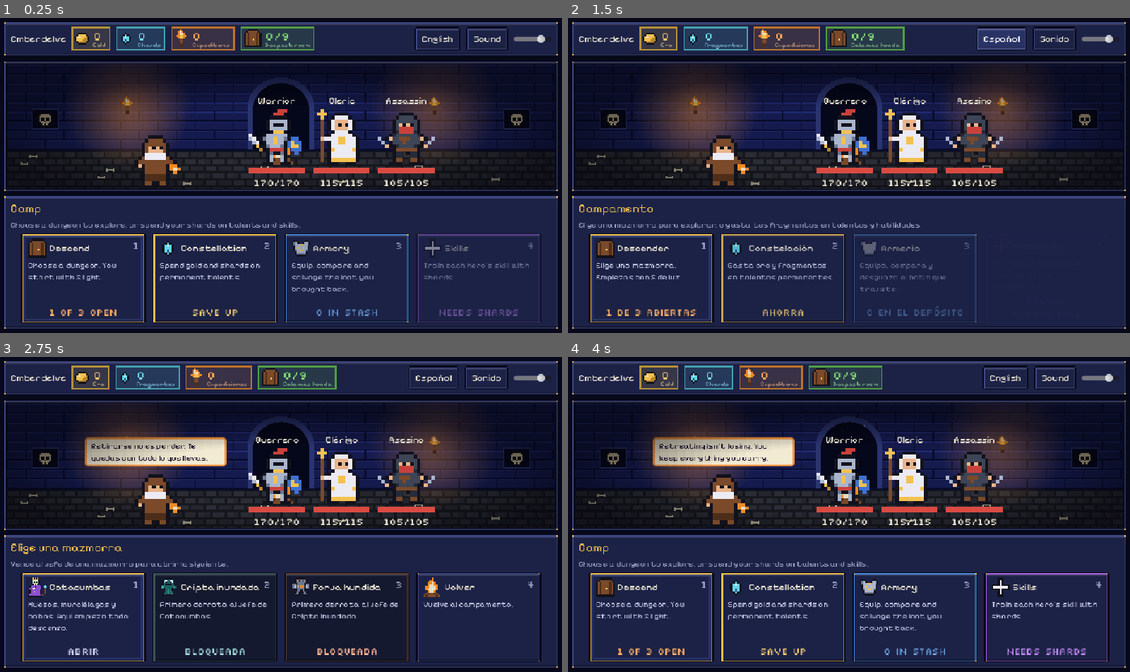
Above: before the commit, frames 1-4 (two rows, left to right).
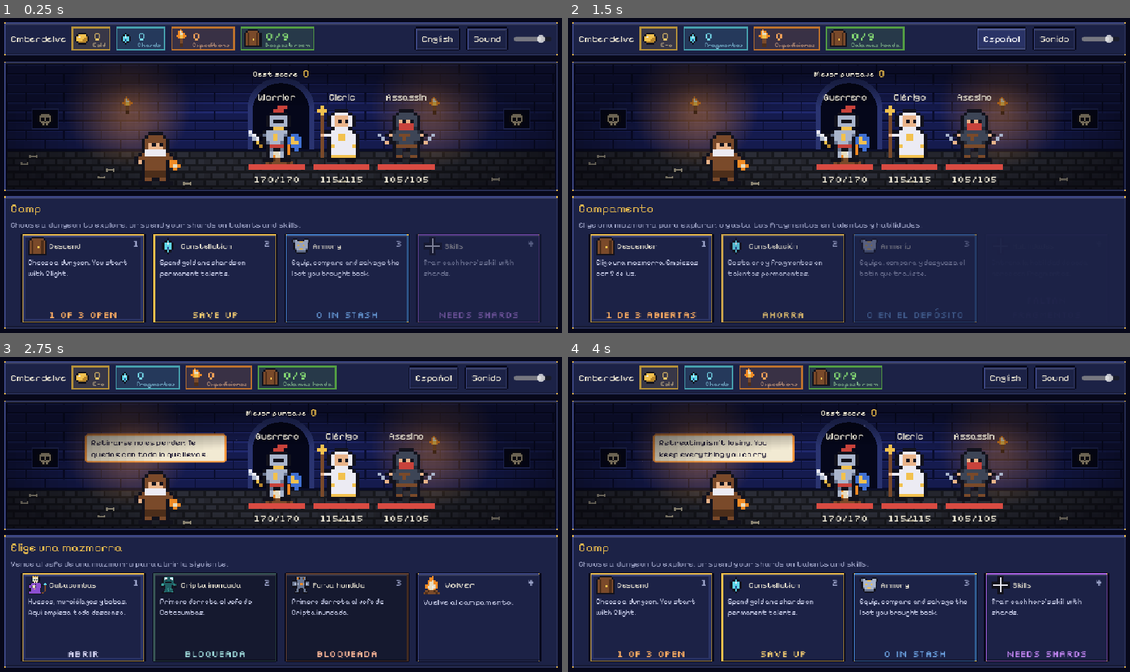
Above: after the commit, the same moments.

Repository: Morimx/emberdelve
Game: Godot game, scene res://scenes/main.tscn
Same seed, same stepped clock (60 frames per second), same inputs: the game is played once before the commit and once after it.
Inputs (mouse positions are in pixels of both pictures, inside the frame that each line leads up to):
- Up to frame 1 (0.25 s): no input
- Up to frame 2 (1.5 s): move the mouse to (972, 159) at 0.52 s; tap B at 0.6 s; click "English" at 1.25 s
- Up to frame 3 (2.75 s): move the mouse to (168, 530) at 2.02 s; hold S from 2.03 s (still down); tap 1 at 2.1 s
- Up to frame 4 (4 s): release S at 2.75 s; click "Español" at 2.75 s; move the mouse to (905, 445) at 3.52 s; tap 9 at 3.6 s

The runs differ from the first frame. In frame 1, 6.4% of the frame differs, in the area x 5-95%, y 16-96%; in frame 2, 5.9%; in frame 3, 7.9%; in frame 4, 8.0%.

Commit message:
Add score and local leaderboard, raise difficulty, fix arena layout
- Score per run (rooms, boss bonus, speed, dungeon multiplier) with a local
  top 10 saved in the profile; shown on the result screen and above the
  campfire in camp.
- Thank-you message the first time the last dungeon is cleared.
- Lower per-hero item power and retune dungeon difficulty; balance sim now
  equips gear to match player progress.
- Fix screen shake leaving the unit lanes offset (feet and HP bars cut off).
- Shrink choice card text to fit long titles and descriptions.
- Heroes with over 300 HP no longer render at boss size.

Diff:
--- a/data/dungeons/catacombs.tres
+++ b/data/dungeons/catacombs.tres
@@ -15,8 +15,8 @@
 description = "Bones, bats and slime. Where every delve begins."
 enemies = Array[ExtResource("2_enemy")]([ExtResource("e1"), ExtResource("e2"), ExtResource("e3"), ExtResource("e4")])
 boss = ExtResource("b1")
-difficulty = 1.0
-boss_power = 1.5
+difficulty = 0.85
+boss_power = 1.25
 boss_shards = 3
 unlock_after = &""
 biome = &"catacombs"
--- a/data/dungeons/flooded_crypt.tres
+++ b/data/dungeons/flooded_crypt.tres
@@ -15,7 +15,7 @@
 description = "Black water hides the drowned. Tougher foes, richer loot."
 enemies = Array[ExtResource("2_enemy")]([ExtResource("e1"), ExtResource("e2"), ExtResource("e3"), ExtResource("e4")])
 boss = ExtResource("b1")
-difficulty = 1.2
+difficulty = 1.5
 boss_shards = 5
 boss_power = 1.45
 unlock_after = &"catacombs"
--- a/data/dungeons/sunken_forge.tres
+++ b/data/dungeons/sunken_forge.tres
@@ -15,7 +15,7 @@
 description = "Embers still burn below. Only the strongest return."
 enemies = Array[ExtResource("2_enemy")]([ExtResource("e1"), ExtResource("e2"), ExtResource("e3"), ExtResource("e4")])
 boss = ExtResource("b1")
-difficulty = 1.45
+difficulty = 2.0
 boss_shards = 7
 boss_power = 1.45
 unlock_after = &"flooded_crypt"
--- a/scenes/components/choice_card.tscn
+++ b/scenes/components/choice_card.tscn
@@ -15,9 +15,9 @@
 grow_vertical = 2
 mouse_filter = 2
 theme_override_constants/margin_left = 12
-theme_override_constants/margin_top = 10
+theme_override_constants/margin_top = 6
 theme_override_constants/margin_right = 12
-theme_override_constants/margin_bottom = 10
+theme_override_constants/margin_bottom = 6
 
 [node name="Box" type="VBoxContainer" parent="Margin"]
 layout_mode = 2
--- a/scripts/core/expedition.gd
+++ b/scripts/core/expedition.gd
@@ -44,6 +44,8 @@
 var finished := false
 var outcome: StringName = &""
 var kept := {}
+## Segundos reales jugados en esta expedición (los suma la UI); define el bonus de rapidez.
+var elapsed := 0.0
 
 var _enemy_pool: Array[EnemyData]
 var _boss: EnemyData
@@ -390,6 +392,8 @@
 		"run_id": run_id,
 		"dungeon": String(dungeon_id),
 		"outcome": String(result),
+		"seconds": int(elapsed),
+		"score": Score.compute(step, result == &"victory", int(elapsed), dungeon_id),
 	}
 	ended.emit(outcome, kept)
 
@@ -436,7 +440,7 @@
 		"level": level, "xp": xp, "pending_levelups": pending_levelups,
 		"levelup_options": levelup_options.map(func(b: BoonData) -> String: return String(b.id)),
 		"run_bonus": _run_bonus.duplicate(),
-		"saved_at": Time.get_unix_time_from_system(),
+		"saved_at": Time.get_unix_time_from_system(), "elapsed": elapsed,
 		"dungeon": String(dungeon_id), "difficulty": difficulty, "boss_shards": boss_shards, "boss_power": boss_power,
 	}
 
@@ -453,6 +457,7 @@
 	boss_shards = int(d.get("boss_shards", 3))
 	boss_power = float(d.get("boss_power", 1.0))
 	xp = int(d.get("xp", 0))
+	elapsed = maxf(0.0, float(d.get("elapsed", 0.0)))
 	pending_levelups = int(d.get("pending_levelups", 0))
 	levelup_options.clear()
 	for id in d.get("levelup_options", []):
--- a/scripts/core/locale_es.gd
+++ b/scripts/core/locale_es.gd
@@ -83,6 +83,14 @@
 	"Items %d · Blessings %d": "Objetos %d · Bendiciones %d",
 	"Keep 100%": "Conservas 100%",
 	"Kept if you make it back.": "Lo conservas si vuelves con vida.",
+	"Thank you for playing!": "¡Gracias por jugar!",
+	"Your score: %d": "Tu puntaje: %d",
+	"New best score!": "¡Nuevo récord!",
+	"High scores": "Mejores puntajes",
+	"Best score": "Mejor puntaje",
+	"%d rooms": "%d salas",
+	"You conquered every dungeon. Thank you so much for playing Emberdelve!": "Conquistaste todas las mazmorras. ¡Muchas gracias por jugar Emberdelve!",
+	"Keep delving to grow stronger and beat your best runs.": "Sigue explorando para hacerte más fuerte y superar tus mejores partidas.",
 	"LEVEL UP!": "¡SUBES DE NIVEL!",
 	"Language": "Idioma",
 	"Leave now and keep everything: %d gold, %d items.": "Sal ahora y conserva todo: %d de oro, %d objetos.",
--- a/scripts/core/loot.gd
+++ b/scripts/core/loot.gd
@@ -12,7 +12,7 @@
 const SLOTS: Array[StringName] = [&"weapon", &"armor", &"charm"]
 const SLOT_NAMES := {&"weapon": "Weapon", &"armor": "Armor", &"charm": "Charm"}
 ## Un objeto de un solo héroe vale más que uno que antes equipaba a todo el grupo.
-const HERO_ITEM_POWER := 2.5
+const HERO_ITEM_POWER := 1.2
 ## Tipo -> nombre, slot, héroe ("" = cualquiera) y pesos de ataque, defensa y vida.
 const BASES := {
 	&"sword": {"name": "Sword", "slot": &"weapon", "hero": &"warrior", "atk": 1.0, "def": 0.0, "hp": 0.0},
--- a/scripts/core/meta_state.gd
+++ b/scripts/core/meta_state.gd
@@ -35,6 +35,8 @@
 var cleared := {}
 ## id de héroe -> nivel de su habilidad (1..MAX_SKILL_LEVEL).
 var skill_levels := {}
+## Mejores puntajes, de mayor a menor: {score, dungeon, steps, seconds, outcome, at}.
+var scores: Array[Dictionary] = []
 var muted := false
 ## Volumen general (0 a 1) e idioma elegido ("" = el del navegador).
 var volume := 0.8
@@ -207,6 +209,7 @@
 		var dungeon := str(kept.get("dungeon", "catacombs"))
 		first_clear = not cleared.has(dungeon)
 		cleared[dungeon] = true
+	var rank := add_score(kept)
 	var equipped_now: Array[ItemData] = []
 	var stashed := 0
 	var salvage := 0
@@ -224,7 +227,34 @@
 			if stash[i].power() < stash[worst].power():
 				worst = i
 		salvage += salvage_from_stash(worst)
-	return {"equipped": equipped_now, "stashed": stashed, "salvage": salvage, "first_clear": first_clear}
+	return {"equipped": equipped_now, "stashed": stashed, "salvage": salvage, "first_clear": first_clear, "rank": rank}
+
+
+## Anota el puntaje de una expedición en la tabla. Devuelve su posición (0 = la mejor)
+## o -1 si no entró entre las TABLE_SIZE mejores.
+func add_score(kept: Dictionary) -> int:
+	var entry := {
+		"score": int(kept.get("score", 0)), "dungeon": str(kept.get("dungeon", "catacombs")),
+		"steps": int(kept.get("steps", 0)), "seconds": int(kept.get("seconds", 0)),
+		"outcome": str(kept.get("outcome", "")), "at": int(Time.get_unix_time_from_system()),
+	}
+	if entry.score <= 0:
+		return -1
+	var rank := scores.size()
+	for i in scores.size():
+		if entry.score > int(scores[i].score):
+			rank = i
+			break
+	if rank >= Score.TABLE_SIZE:
+		return -1
+	scores.insert(rank, entry)
+	if scores.size() > Score.TABLE_SIZE:
+		scores.resize(Score.TABLE_SIZE)
+	return rank
+
+
+func best_score() -> int:
+	return int(scores[0].score) if not scores.is_empty() else 0
 
 
 func to_dict() -> Dictionary:
@@ -239,6 +269,7 @@
 		"runs": runs, "best_step": best_step, "last_run_id": last_run_id, "equipped": eq,
 		"stash": stash.map(func(i: ItemData) -> Dictionary: return i.to_dict()),
 		"cleared": cleared.duplicate(), "skill_levels": skill_levels.duplicate(),
+		"scores": scores.duplicate(true),
 		"settings": {"muted": muted, "volume": volume, "language": language},
 		"saved_at": Time.get_unix_time_from_system(),
 	}
@@ -335,6 +366,14 @@
 	if saved_skills is Dictionary:
 		for id in saved_skills:
 			m.skill_levels[String(id)] = clampi(int(saved_skills[id]), 1, MAX_SKILL_LEVEL)
+	for entry in d.get("scores", []):
+		if entry is Dictionary and m.scores.size() < Score.TABLE_SIZE:
+			m.scores.append({
+				"score": int(entry.get("score", 0)), "dungeon": str(entry.get("dungeon", "catacombs")),
+				"steps": int(entry.get("steps", 0)), "seconds": int(entry.get("seconds", 0)),
+				"outcome": str(entry.get("outcome", "")), "at": int(entry.get("at", 0)),
+			})
+	m.scores.sort_custom(func(a: Dictionary, b: Dictionary) -> bool: return a.score > b.score)
 	var settings = d.get("settings", {})
 	if settings is Dictionary:
 		m.muted = bool(settings.get("muted", false))
--- /dev/null
+++ b/scripts/core/score.gd
@@ -0,0 +1,30 @@
+class_name Score
+extends RefCounted
+## Puntaje de una expedición: salas recorridas, bonus por vencer al jefe y por terminar
+## rápido, multiplicado según la mazmorra (las más difíciles valen más).
+
+const PER_ROOM := 100
+const VICTORY_BONUS := 1000
+## Segundos de referencia: terminar antes da puntos extra; después, ninguno.
+const PAR_SECONDS := 600
+const PER_SECOND_SAVED := 2
+## Cuántas posiciones guarda la tabla local.
+const TABLE_SIZE := 10
+
+
+## El bonus por rapidez solo cuenta si se venció al jefe: morir rápido no suma.
+static func compute(steps: int, victory: bool, seconds: int, dungeon: StringName) -> int:
+	var points := steps * PER_ROOM
+	if victory:
+		points += VICTORY_BONUS + maxi(0, PAR_SECONDS - seconds) * PER_SECOND_SAVED
+	return int(round(points * multiplier(dungeon)))
+
+
+static func multiplier(dungeon: StringName) -> float:
+	var index := maxi(0, GameData.dungeons().find(GameData.dungeon(dungeon)))
+	return 1.0 + index * 0.5
+
+
+## "m:ss" para mostrar el tiempo de una expedición.
+static func format_time(seconds: int) -> String:
+	return "%d:%02d" % [seconds / 60, seconds % 60]
--- a/scripts/ui/choice_card.gd
+++ b/scripts/ui/choice_card.gd
@@ -2,6 +2,14 @@
 extends Button
 ## Carta elegible: icono grande, título, descripción y pie (coste o etiqueta).
 ## Sirve para puertas, recompensas, bendiciones y acciones del campamento.
+
+const TITLE_SIZE := 17
+const TITLE_MIN := 13
+const BODY_SIZE := 14
+const BODY_MIN := 12
+const MARGIN_H := 24.0  # márgenes de los lados de Margin
+const MARGIN_V := 12.0  # márgenes de arriba y abajo de Margin
+const SEPARATION := 4.0
 
 @onready var _hotkey: Label = %Hotkey
 @onready var _icon: TextureRect = %Icon
@@ -25,6 +33,46 @@
 		add_theme_stylebox_override(state, UiSkin.card(accent, state))
 	focus_entered.connect(_pop)
 	mouse_entered.connect(_pop)
+	_fit()
+
+
+## Achica las letras si el texto (más largo en español) no entra en la carta. Mide con
+## los anchos fijos de la plantilla, sin esperar a que se acomode el layout.
+func _fit() -> void:
+	var width := custom_minimum_size.x - MARGIN_H
+	var title_width := width - _icon.custom_minimum_size.x - _hotkey.get_minimum_size().x - 2.0 * _top_separation()
+	var title_size := TITLE_SIZE
+	var body_size := BODY_SIZE
+	while _content_height(title_width, title_size, width, body_size) > custom_minimum_size.y - MARGIN_V:
+		if title_size > TITLE_MIN:
+			title_size -= 1
+		elif body_size > BODY_MIN:
+			body_size -= 1
+		else:
+			break
+	# Deja las etiquetas con el tamaño elegido (medir las fue cambiando).
+	_text_height(_title, title_width, title_size)
+	_text_height(_body, width, body_size)
+
+
+func _content_height(title_width: float, title_size: int, body_width: float, body_size: int) -> float:
+	var total := maxf(_icon.custom_minimum_size.y, _text_height(_title, title_width, title_size))
+	if _body.visible:
+		total += SEPARATION + _text_height(_body, body_width, body_size)
+	if _footer.visible:
+		total += SEPARATION + _footer.get_minimum_size().y
+	return total
+
+
+## Alto que ocupa la etiqueta con ese ancho y tamaño: usa el mismo autowrap de Label.
+func _text_height(label: Label, width: float, font_size: int) -> float:
+	label.size.x = width
+	label.add_theme_font_size_override("font_size", font_size)
+	return label.get_minimum_size().y
+
+
+func _top_separation() -> float:
+	return float(_title.get_parent().get_theme_constant("separation"))
 
 
 func _pop() -> void:
--- a/scripts/ui/main.gd
+++ b/scripts/ui/main.gd
@@ -35,6 +35,9 @@
 ## Sacudida por "trauma": cada impacto suma, decae sola y se aplica al escenario, no a la lógica.
 const SHAKE_DECAY := 1.6
 const SHAKE_MAX := Vector2(10, 6)
+const LANES_BOTTOM := -6.0
+## Filas de la tabla de puntajes en el resultado (la tabla guarda Score.TABLE_SIZE).
+const SCORE_ROWS := 5
 
 var meta: MetaState
 var expedition: Expedition
@@ -67,6 +70,8 @@
 var _loot_label: Label
 var _speed_button: Button
 var _backdrop: DungeonBackdrop
+## Puntajes sobre la escena: la tabla al terminar una expedición o el récord en el campamento.
+var _score_panel: Control
 var _lanes: HBoxContainer
 var _enemy_row: HBoxContainer
 var _party_row: HBoxContainer
@@ -99,14 +104,25 @@
 
 
 func _process(delta: float) -> void:
+	if expedition != null and not expedition.finished:
+		expedition.elapsed += delta
 	if trauma <= 0.0:
 		return
 	trauma = maxf(trauma - SHAKE_DECAY * delta, 0.0)
 	_shake_t += delta * 30.0
 	var amount := trauma * trauma
-	_lanes.position = Vector2(SHAKE_MAX.x * amount * sin(_shake_t * 1.7), SHAKE_MAX.y * amount * sin(_shake_t * 2.3))
+	_shake_lanes(Vector2(SHAKE_MAX.x * amount * sin(_shake_t * 1.7), SHAKE_MAX.y * amount * sin(_shake_t * 2.3)))
 	if trauma == 0.0:
-		_lanes.position = Vector2.ZERO
+		_shake_lanes(Vector2.ZERO)
+
+
+## Desplaza la fila de combatientes sin tocar position: en un Control anclado, asignar
+## position fija los offsets con el tamaño de ese momento y descuadra la escena si después cambia.
+func _shake_lanes(offset: Vector2) -> void:
+	_lanes.offset_left = offset.x
+	_lanes.offset_right = offset.x
+	_lanes.offset_top = offset.y
+	_lanes.offset_bottom = LANES_BOTTOM + offset.y
 
 
 func _unhandled_input(event: InputEvent) -> void:
@@ -151,6 +167,7 @@
 	for h in GameData.heroes():
 		var u := Unit.from_hero(h, meta.hero_bonus(catalog))
 		_add_unit_view(u, _party_row, u.hp)
+	_show_best_score()
 	var keeper := _add_npc(&"keeper", _enemy_row)
 	_say_later(keeper, &"keeper", &"camp", UiSkin.TORCH, 0.6)
 	_set_text(tr("Camp"), message if message != "" else tr("Choose a dungeon to explore, or spend your shards on talents and skills."))
@@ -306,10 +323,16 @@
 		lines.append(tr("%d items went to the armory stash.") % summary.stashed)
 	if summary.salvage > 0:
 		lines.append(tr("Stash full: salvaged the worst for +%d gold") % summary.salvage)
+	# La primera vez que se vence la última mazmorra, el resultado agradece por jugar.
+	var finale := false
 	if summary.first_clear:
 		var index := GameData.dungeons().find(GameData.dungeon(expedition.dungeon_id))
 		if index + 1 < GameData.DUNGEONS.size():
 			lines.append(tr("New dungeon unlocked: %s!") % tr(GameData.DUNGEONS[index + 1].display_name))
+		else:
+			finale = true
+			lines.insert(0, tr("You conquered every dungeon. Thank you so much for playing Emberdelve!"))
+			lines.insert(1, tr("Keep delving to grow stronger and beat your best runs."))
 	if err != OK:
 		lines.append(tr("(Couldn't save: %s)") % error_string(err))
 	var good: bool = kept.ratio >= 1.0
@@ -317,7 +340,9 @@
 	Audio.play(&"victory" if good else &"defeat")
 	if expedition.outcome == &"victory":
 		Platform.happy_time()
-	_set_text(tr(OUTCOME_TEXT[expedition.outcome]), "\n".join(lines), UiSkin.GOLD if good else UiSkin.DANGER)
+	var title := tr("Thank you for playing!") if finale else tr(OUTCOME_TEXT[expedition.outcome])
+	_set_text(title, "\n".join(lines), UiSkin.GOLD if good else UiSkin.DANGER)
+	_show_scores(int(kept.get("score", 0)), int(summary.rank))
 	_clear_cards()
 	_add_card(SpriteBank.icon(&"fire"), tr("Back to camp"), tr("Spend your loot on talents and try again."), tr("Continue"), UiSkin.TORCH, func() -> void: _show_camp(""))
 	if Platform.rewarded_available() and kept.gold > 0:
@@ -326,6 +351,72 @@
 		var ad_card := _add_card(SpriteBank.icon(&"coin"), tr("Double the gold"), tr("Watch a short ad to get +%d gold. Optional.") % bonus, tr("Watch ad"), UiSkin.GOLD, func() -> void: pass)
 		ad_card.pressed.connect(_on_double_gold.bind(ad_card, bonus))
 	_focus_first_card()
+
+
+## Mejor puntaje del jugador, flotando sobre la fogata del campamento.
+func _show_best_score() -> void:
+	var stage := _backdrop.get_parent() as Control
+	var box := HBoxContainer.new()
+	box.add_theme_constant_override("separation", 8)
+	box.mouse_filter = Control.MOUSE_FILTER_IGNORE
+	box.z_index = 3
+	stage.add_child(box)
+	_score_panel = box
+	var caption := _label(box, tr("Best score"), 14)
+	caption.add_theme_color_override("font_color", UiSkin.TEXT)
+	var value := _label(box, str(meta.best_score()), 18)
+	value.add_theme_color_override("font_color", UiSkin.GOLD)
+	for label: Label in [caption, value]:
+		label.vertical_alignment = VERTICAL_ALIGNMENT_CENTER
+		label.add_theme_color_override("font_outline_color", UiSkin.INK)
+		label.add_theme_constant_override("outline_size", 4)
+	# Arriba de todo, en la columna de la fogata (centro de la escena) y sobre los nombres.
+	var place := func() -> void:
+		box.position = Vector2((stage.size.x - box.size.x) / 2.0, 6.0)
+	box.resized.connect(place)
+	stage.resized.connect(place)
+	box.tree_exiting.connect(func() -> void: stage.resized.disconnect(place))
+	place.call_deferred()
+
+
+## Panel a la izquierda de la escena: puntaje de esta expedición y las mejores marcas.
+## rank es la posición que ocupó en la tabla (-1 si no entró).
+func _show_scores(score: int, rank: int) -> void:
+	var panel := PanelContainer.new()
+	var style: StyleBoxTexture = UiSkin.panel(UiSkin.INK, UiSkin.EDGE, true).duplicate()
+	style.content_margin_left = 10
+	style.content_margin_right = 10
+	style.content_margin_top = 6
+	style.content_margin_bottom = 6
+	panel.add_theme_stylebox_override("panel", style)
+	panel.position = Vector2(10, 8)
+	panel.custom_minimum_size = Vector2(250, 0)
+	panel.z_index = 3
+	panel.mouse_filter = Control.MOUSE_FILTER_IGNORE
+	_backdrop.get_parent().add_child(panel)
+	_score_panel = panel
+	var box := VBoxContainer.new()
+	box.add_theme_constant_override("separation", 1)
+	panel.add_child(box)
+	var head := _label(box, tr("Your score: %d") % score, 17)
+	head.add_theme_color_override("font_color", UiSkin.GOLD)
+	if rank == 0 and meta.scores.size() > 1:
+		var best := _label(box, tr("New best score!"), 13)
+		best.add_theme_color_override("font_color", UiSkin.TORCH)
+	_label(box, tr("High scores"), 13).add_theme_color_override("font_color", UiSkin.MUTED)
+	for i in mini(meta.scores.size(), SCORE_ROWS):
+		_score_row(box, i, i == rank)
+	if rank >= SCORE_ROWS:
+		_score_row(box, rank, true)
+
+
+func _score_row(parent: Node, index: int, highlight: bool) -> void:
+	var entry: Dictionary = meta.scores[index]
+	var row := _label(parent, "%d. %d  %s  %s  %s" % [
+		index + 1, int(entry.score), tr(GameData.dungeon(StringName(entry.dungeon)).display_name),
+		tr("%d rooms") % int(entry.steps), Score.format_time(int(entry.seconds)),
+	], 12)
+	row.add_theme_color_override("font_color", UiSkin.GOLD if highlight else UiSkin.TEXT)
 
 
 func _open_talents() -> void:
@@ -843,7 +934,7 @@
 	stage.add_child(_backdrop)
 	_lanes = HBoxContainer.new()
 	_lanes.set_anchors_and_offsets_preset(Control.PRESET_FULL_RECT)
-	_lanes.offset_bottom = -6
+	_lanes.offset_bottom = LANES_BOTTOM
 	_lanes.alignment = BoxContainer.ALIGNMENT_CENTER
 	_lanes.add_theme_constant_override("separation", 110)
 	_lanes.z_index = 2
@@ -976,7 +1067,10 @@
 		if child is SpeechBubble:
 			child.queue_free()
 	trauma = 0.0
-	_lanes.position = Vector2.ZERO
+	_shake_lanes(Vector2.ZERO)
+	if _score_panel != null:
+		_score_panel.queue_free()
+		_score_panel = null
 	for row in [_enemy_row, _party_row]:
 		for child in row.get_children():
 			row.remove_child(child)
--- a/scripts/ui/unit_view.gd
+++ b/scripts/ui/unit_view.gd
@@ -18,7 +18,8 @@
 
 func setup(u: Unit, hp: int) -> void:
 	unit = u
-	var side := SIZE_BOSS if u.max_hp > 300 else SIZE_NORMAL
+	# Solo los jefes se ven grandes; un héroe con mucho equipo también pasa de 300 de vida.
+	var side := SIZE_BOSS if u.is_enemy and u.max_hp > 300 else SIZE_NORMAL
 	_body.custom_minimum_size = Vector2(side, side)
 	_sprite.size = Vector2(side, side)
 	_sprite.pivot_offset = Vector2(side / 2.0, side)
--- a/tests/balance_sim.gd
+++ b/tests/balance_sim.gd
@@ -14,10 +14,25 @@
 		if lvl > 0:
 			meta.talents = {"ember": 1, "might": lvl, "vitality": lvl, "bulwark": mini(lvl, 3), "keen_edge": mini(lvl, 3)}
 			meta.skill_levels = {"warrior": mini(lvl, 5), "cleric": mini(lvl, 5), "assassin": mini(lvl, 5)}
+			_equip(meta, lvl)
 		print("\n== %s · progreso Nv %d ==" % [setup[0], lvl])
 		for policy in [&"temerario", &"cauteloso"]:
 			_report(policy, _simulate(meta, policy, setup[0]))
 	quit()
+
+
+## Equipo que un jugador suele tener con ese progreso: los 9 espacios llenos, de rareza
+## y profundidad según el nivel (los objetos se guardan al volver con vida).
+func _equip(meta: MetaState, lvl: int) -> void:
+	var rarity := 1 if lvl < 5 else 2
+	var depth := lvl + 2
+	for hero_id in MetaState.hero_ids():
+		var gear := {}
+		for base: StringName in Loot.BASES:
+			var def: Dictionary = Loot.BASES[base]
+			if (def.hero == hero_id or def.hero == &"") and not gear.has(def.slot):
+				gear[def.slot] = Loot.make_item(base, rarity, depth)
+		meta.equipped[hero_id] = gear
 
 
 func _simulate(meta: MetaState, policy: StringName, dungeon: StringName) -> Dictionary:
--- a/tests/run_tests.gd
+++ b/tests/run_tests.gd
@@ -37,6 +37,9 @@
 	"test_meta_v5_migration",
 	"test_spanish_covers_every_text",
 	"test_settings_roundtrip",
+	"test_score_formula",
+	"test_score_table",
+	"test_run_time_counts_for_score",
 	"test_locale_switches_language",
 	"test_class_gear_and_charms",
 	"test_meta_v6_moves_party_gear_to_heroes",
@@ -498,6 +501,43 @@
 	return true
 
 
+func test_score_formula() -> bool:
+	var defeat := Score.compute(5, false, 100, &"catacombs")
+	var slow := Score.compute(9, true, 900, &"catacombs")
+	var fast := Score.compute(9, true, 200, &"catacombs")
+	_check(defeat == 500 and slow == 1900, "salas y victoria suman puntos")
+	_check(fast > slow and Score.compute(5, false, 10, &"catacombs") == defeat, "la rapidez solo suma al vencer")
+	_check(Score.compute(9, true, 200, &"sunken_forge") > fast, "una mazmorra más difícil vale más")
+	return true
+
+
+func test_score_table() -> bool:
+	var meta := MetaState.new()
+	for points in [300, 1200, 800]:
+		meta.add_score({"score": points, "dungeon": "catacombs", "steps": 3})
+	_check(meta.best_score() == 1200 and int(meta.scores[2].score) == 300, "la tabla queda ordenada")
+	_check(meta.add_score({"score": 0}) == -1, "un puntaje de 0 no entra")
+	for i in Score.TABLE_SIZE:
+		meta.add_score({"score": 2000 + i})
+	_check(meta.scores.size() == Score.TABLE_SIZE and meta.add_score({"score": 5}) == -1, "la tabla guarda solo las mejores")
+	var loaded := MetaState.from_dict(meta.to_dict())
+	_check(loaded.scores.size() == Score.TABLE_SIZE and loaded.best_score() == meta.best_score(), "la tabla se guarda y carga")
+	return true
+
+
+func test_run_time_counts_for_score() -> bool:
+	var ex := GameData.new_expedition(MetaState.new(), 7)
+	ex.elapsed = 75.0
+	var restored := GameData.new_expedition(MetaState.new(), 7)
+	restored.apply_state(ex.to_dict())
+	_check(is_equal_approx(restored.elapsed, 75.0), "el tiempo de la expedición se guarda")
+	ex.retreat()
+	_check(int(ex.kept.seconds) == 75 and int(ex.kept.score) == Score.compute(ex.step, false, 75, ex.dungeon_id), "el resultado trae tiempo y puntaje")
+	var meta := MetaState.new()
+	_check(int(meta.apply_run(ex.kept).rank) == (0 if int(ex.kept.score) > 0 else -1), "cobrar la expedición anota el puntaje")
+	return true
+
+
 func test_locale_switches_language() -> bool:
 	Locale.apply("es")
 	var es := TranslationServer.translate("Floor %d · Room %d/%d") == "Piso %d · Sala %d/%d"
Not shown, added: scripts/core/score.gd.uid
